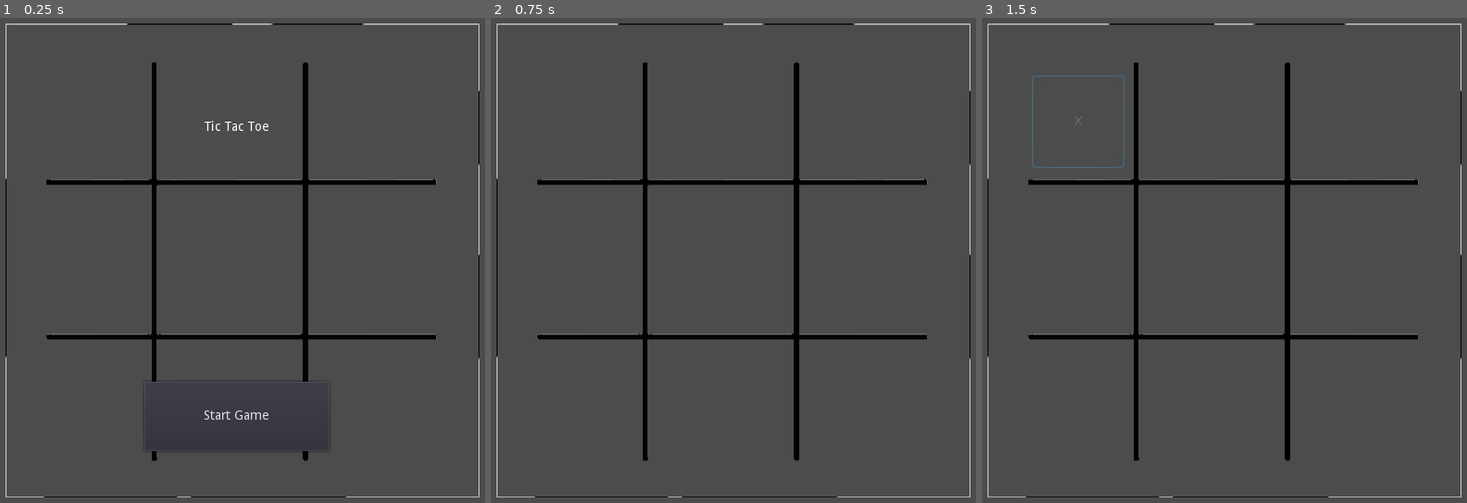
Above: before the commit, frames 1-3 (left to right).
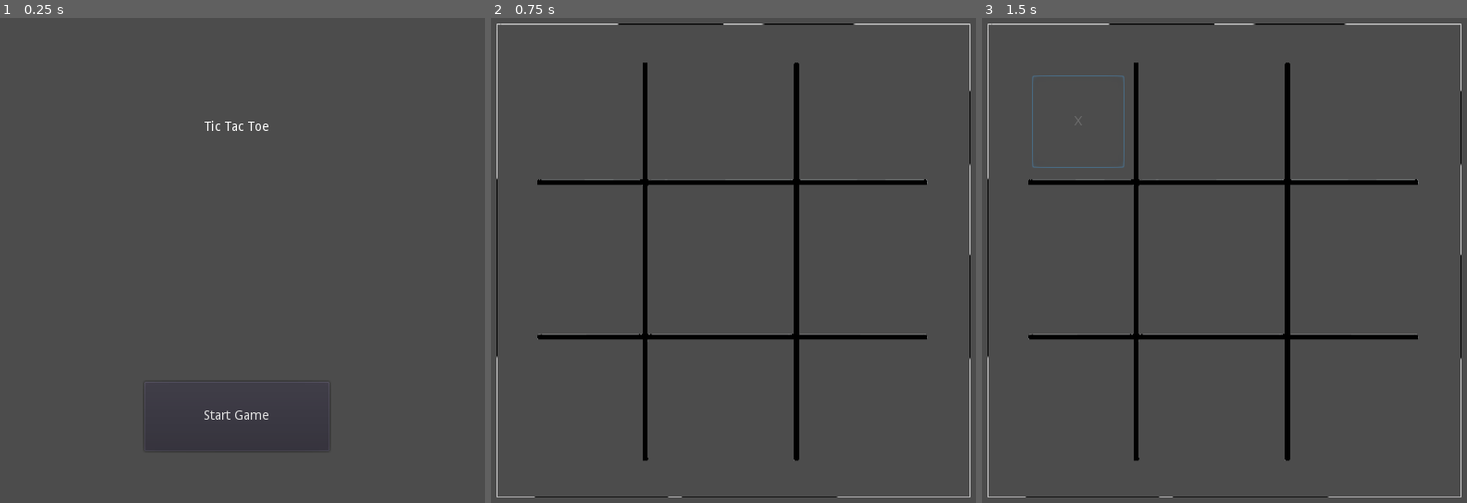
Above: after the commit, the same moments.

Repository: TriNerdia/tic-tac-toe
Game: Godot game, scene res://src/board/Board.tscn
Same seed, same stepped clock (60 frames per second), same inputs: the game is played once before the commit and once after it.
Inputs (mouse positions are in pixels of both pictures, inside the frame that each line leads up to):
- Up to frame 1 (0.25 s): no input
- Up to frame 2 (0.75 s): click "Start Game" at 0.5 s
- Up to frame 3 (1.5 s): click (1079, 119) at 1.25 s

The runs differ from the first frame. In frame 1, 4.0% of the frame differs, in the area x 1-99%, y 1-99%; in frame 2, nothing differs; in frame 3, nothing differs.

Commit message:
Fixing bug with game and HUD

Diff:
--- a/src/board/Board.gd
+++ b/src/board/Board.gd
@@ -6,7 +6,12 @@
 var gameboard = [0,0,0,0,0,0,0,0,0]
 
 func _ready():
-	$BG_Music.play()
+	$Background.visible = false
+	var count = 1
+	while count < 10:
+		get_node("BoardButton"+str(count)).visible = false
+		count = count + 1
+	# $BG_Music.play()
 	#$BoardButton.connect("set_state", self, "button_pressed", [$BoardButton.text])
 
 func compare_index(indx1, indx2, indx3):
@@ -69,3 +74,12 @@
 		p1_turn = !p1_turn
 		print(gameboard)
 		Pressed_button.set_disabled(true)
+
+
+
+func _on_HUD_start_game():
+	$Background.visible = true
+	var count = 1
+	while count < 10:
+		get_node("BoardButton"+str(count)).visible = true
+		count = count + 1
--- a/src/board/Board.tscn
+++ b/src/board/Board.tscn
@@ -110,3 +110,5 @@
 [node name="HUD" parent="." index="13" instance=ExtResource( 7 )]
 
 [connection signal="pressed" from="BoardButton1" to="." method="_on_BoardButton_pressed"]
+
+[connection signal="start_game" from="HUD" to="." method="_on_HUD_start_game"]
